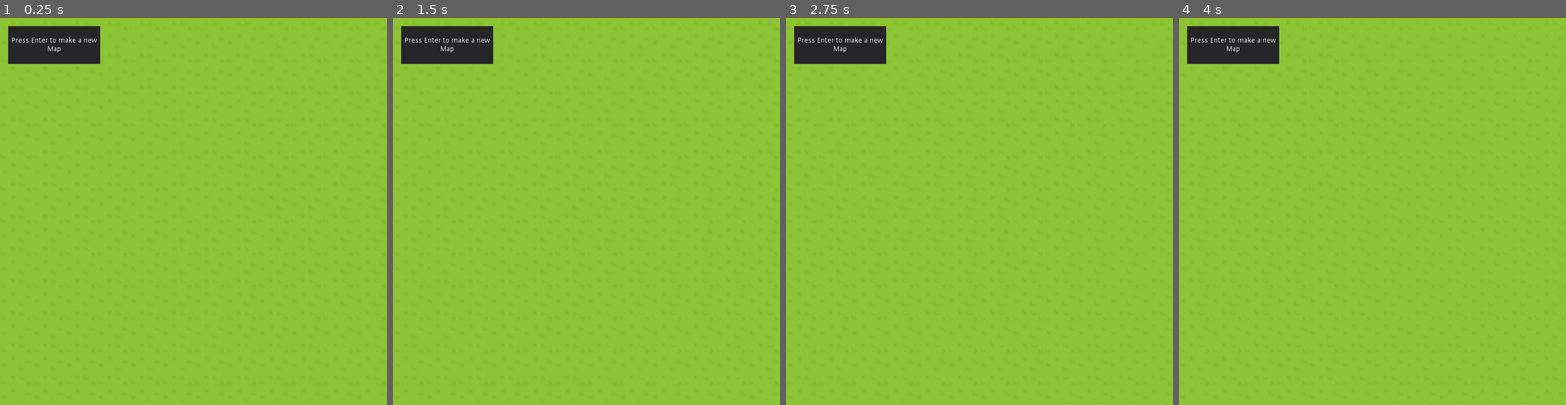
Above: before the commit, frames 1-4 (left to right).
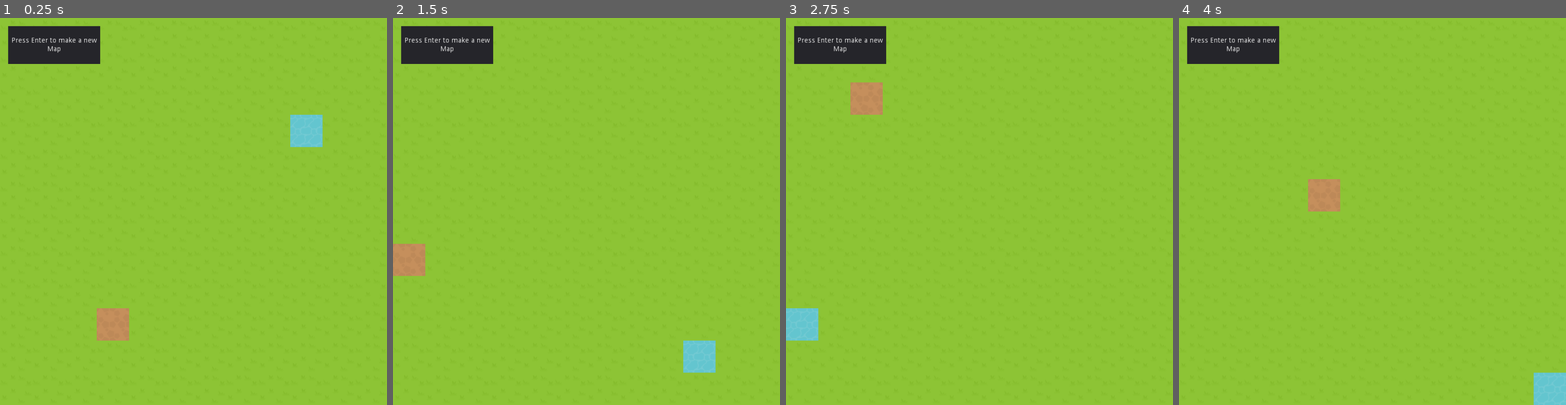
Above: after the commit, the same moments.

Repository: robinsoncoulton/godot_playground
Game: Godot game, scene res://GameWorld.tscn
The game is run twice, just before and just after one commit, with the same random seed, the same clock (stepped at 60 frames per second) and the same inputs.
Inputs (mouse positions are in pixels of both pictures, inside the frame that each line leads up to):
- Up to frame 1 (0.25 s): no input
- Up to frame 2 (1.5 s): tap Enter (confirm) at 0.5 s; move the mouse to (671, 192) at 0.52 s; hold Enter (confirm) 0.53-1.25 s; click (671, 192) at 0.67 s; drag from (509, 230) to (567, 288) at 1.27 s
- Up to frame 3 (2.75 s): tap Enter (confirm) at 2 s; move the mouse to (1018, 126) at 2.02 s; tap Ctrl at 2.1 s; click (1018, 126) at 2.17 s
- Up to frame 4 (4 s): tap Enter (confirm) at 2.75, 3.5 s; drag from (1353, 288) to (1256, 153) at 2.77 s; move the mouse to (1488, 269) at 3.52 s; hold Enter (confirm) from 3.53 s (still down); click (1488, 269) at 3.67 s

The runs differ from the first frame. In frame 1, 1.4% of the frame differs, in the area x 25-84%, y 25-84%; in frame 2, 1.4%; in frame 3, 1.4%; in frame 4, 1.4%.

Commit message:
add start and goal

Diff:
--- a/GameWorld.gd
+++ b/GameWorld.gd
@@ -10,7 +10,6 @@
 
 var size := Vector2(x_size, y_size)
 onready var _tile_map: TileMap = $GroundLayer
-#var _rng := RandomNumberGenerator.new()
 
 func _ready() -> void:
 	_setup()
--- a/Scripts/MapGenerator/MapGenerator.gd
+++ b/Scripts/MapGenerator/MapGenerator.gd
@@ -9,12 +9,16 @@
 var _height: int
 var _tile_matrix: Array # 2D array of Tiles, index can be considered Coordinates
 var _tile_set: TileSet
+var _start: Vector2
+var _goal: Vector2
 
 func _init(width, height, tile_set) -> void:
 	emit_signal("started")
 	self._width = width
 	self._height = height
 	self._tile_set = tile_set
+	self._start = _generateStartLocation()
+	self._goal = _generateGoalLocation()
 	_generateTileMatrix()
 	emit_signal("finished")
 
@@ -23,11 +27,26 @@
 	for x in range(0, _width):
 		var _column = []
 		for y in range(0, _height):
-			var _tile = Tile.new(self._tile_set.find_tile_by_name("grass.png"), Vector2(x, y))
+			var _tile
+			if x == _start.x && y == _start.y:
+				_tile = Tile.new(self._tile_set.find_tile_by_name("dirt.png"), Vector2(x, y))
+			elif x == _goal.x && y == _goal.y:
+				_tile = Tile.new(self._tile_set.find_tile_by_name("water.png"), Vector2(x, y))
+			else:
+				_tile = Tile.new(self._tile_set.find_tile_by_name("grass.png"), Vector2(x, y))
 			_column.append(_tile)
 		_generation.append(_column)
 		self._tile_matrix = _generation
 
+func _generateStartLocation() -> Vector2:
+	return Vector2(randi() % _width, randi() % _height)
+
+func _generateGoalLocation() -> Vector2:
+	var _vector: Vector2 = _start
+	while _vector == _start:
+		_vector = Vector2(randi() % _width, randi() % _height)
+
+	return _vector
 
 func getHeight() -> int:
 	return _height
@@ -40,3 +59,9 @@
 
 func getTileMatrix() -> Array:
 	return _tile_matrix
+
+func getStart() -> Vector2:
+	return _start
+
+func getGoal() -> Vector2:
+	return _goal
--- a/Scripts/MapGenerator/test_MapGenerator.gd
+++ b/Scripts/MapGenerator/test_MapGenerator.gd
@@ -3,10 +3,23 @@
 onready var _tile_set = MockedTileset.new()
 
 func test_constructor():
-	var _map = MapGenerator.new(12, 12, _tile_set)
+	var _x = 12
+	var _y = 12
+	var _map = MapGenerator.new(_x, _y, _tile_set)
 
-	assert_eq(_map.getWidth(), 12)
-	assert_eq(_map.getHeight(), 12)
+	assert_eq(_map.getWidth(), _x)
+	assert_eq(_map.getHeight(), _y)
+
+	var _start = _map.getStart()
+	var _goal = _map.getGoal()
+
+	assert_not_null(_start)
+	assert_not_null(_goal)
+	assert_true(_start != _goal)
+	assert_true(_start.x <= _x && _start.x >= 0)
+	assert_true(_start.y <= _y  && _start.y >= 0)
+	assert_true(_goal.x <= _x && _goal.x >= 0)
+	assert_true(_goal.y <= _y && _goal.y >= 0)
 
 func test_getTile():
 	var _map = MapGenerator.new(12, 12, _tile_set)
